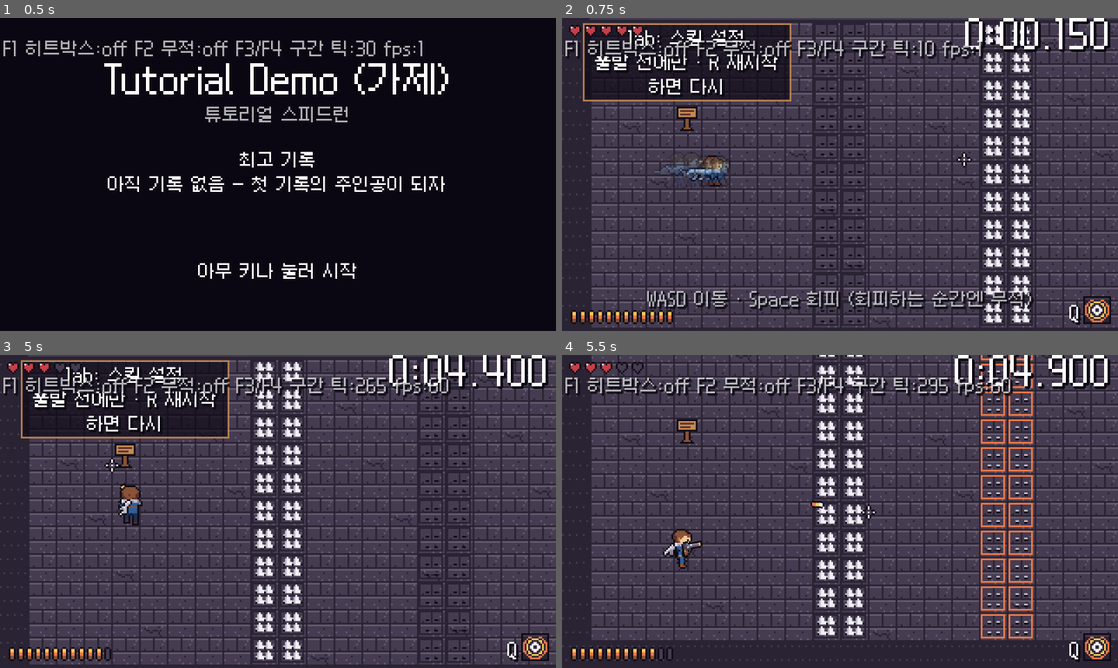
Above: before the commit, frames 1-4 (two rows, left to right).
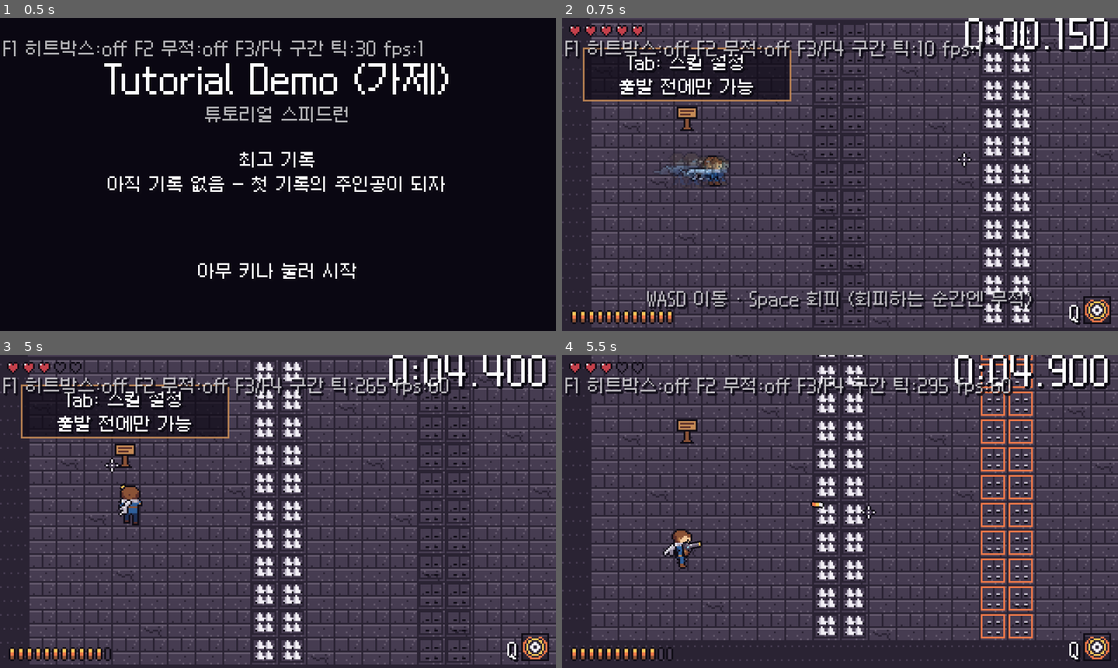
Above: after the commit, the same moments.

Repository: sadagu-0932/New
Game: Godot game, scene res://main.tscn
Two runs of this game, one before a commit and one after it. Both use one fixed random seed, a clock stepped at 60 frames per second and the inputs below.
Inputs (mouse positions are in pixels of both pictures, inside the frame that each line leads up to):
- Up to frame 1 (0.5 s): no input
- Up to frame 2 (0.75 s): tap Enter (menu_confirm) at 0.5 s; move the mouse to (962, 158) at 0.52 s; hold D (move_right) from 0.53 s (still down); tap Space (dodge) at 0.6 s; click (962, 158) at 0.67 s
- Up to frame 3 (5 s): move the mouse to (166, 527) at 1.27 s; release D (move_right) at 1.28 s; hold S (move_down) 1.28-2.03 s; tap E (interact) at 1.35 s; move the mouse to (333, 442) at 2.02 s; hold D (move_right) 2.03-2.78 s; right-click (333, 442) at 2.1 s; move the mouse to (250, 574) at 2.77 s; hold W (move_up) 2.78-3.53 s; click (250, 574) at 2.85 s; move the mouse to (444, 558) at 3.52 s; hold A (move_left) from 3.53 s (still down); tap B at 3.6 s; move the mouse to (111, 464) at 4.27 s; tap C at 4.35 s
- Up to frame 4 (5.5 s): move the mouse to (867, 511) at 5.02 s; release A (move_left) at 5.03 s; hold S (move_down) from 5.03 s (still down); tap Backspace at 5.1 s; click (867, 511) at 5.17 s

Frame 1 is identical in both runs. In frame 2, 3.6% of the frame differs, in the area x 3-42%, y 1-25%; in frame 3, 3.6%; in frame 4, nothing differs.

Commit message:
웹 내보내기 설정 추가(브라우저 실행용), 첫 표지판 글 2줄로 줄이고 HUD 줄 아래에 표시
Co-Authored-By: Claude Opus 5.5 <noreply@anthropic.com>
Claude-Session: https://claude.ai/code/session_01DgWHarJPQESHWgitdsXbZA

Diff:
--- a/data/tutorial.tres
+++ b/data/tutorial.tres
@@ -12,7 +12,7 @@
 hint_hide_delay_ticks = 90
 drain_ammo = false
 gate_rule = 0
-sign_text = "Tab: 스킬 설정\n출발 전에만 · R 재시작하면 다시"
+sign_text = "Tab: 스킬 설정\n출발 전에만 가능"
 story_id = "tutorial_section_1"
 
 [sub_resource type="Resource" id="section_2"]
--- a/levels/props/signpost.gd
+++ b/levels/props/signpost.gd
@@ -7,6 +7,8 @@
 ## 글상자 최대 너비 (px, 화면 표시)
 const BOX_WIDTH := 120
 const BOX_PADDING := 3
+## 화면 위쪽 HUD(체력·타이머) 줄과 겹치지 않게 비워 둘 높이 (px)
+const HUD_TOP_MARGIN := 16.0
 
 var text: String = ""
 ## 이 거리 안이면 글상자 표시 (px, TutorialData.sign_radius)
@@ -56,8 +58,8 @@
 		_label.text = text
 		_box.visible = show
 		_box.reset_size()
-		# 표지판 위 가운데. 위가 맵(화면) 밖으로 나가면 표지판 아래로
+		# 표지판 위 가운데. 위가 화면 위쪽(HUD 줄)에 걸리면 표지판 아래로
 		var above := -10.0 - _box.size.y
-		if global_position.y + above < 0.0:
+		if global_position.y + above < HUD_TOP_MARGIN:
 			above = 10.0
 		_box.position = Vector2(-_box.size.x * 0.5, above)
--- a/tests/test_m4.gd
+++ b/tests/test_m4.gd
@@ -218,7 +218,7 @@
 	check(sign != null and sign.is_showing(), "출발 지점 표지판 글 보임")
 	if sign:
 		var top := sign.global_position.y + sign._box.position.y
-		check(top >= 0.0, "글상자 위쪽이 화면 안 (y=%.1f)" % top)
+		check(top >= Signpost.HUD_TOP_MARGIN, "글상자가 화면 안, HUD 줄 아래 (y=%.1f)" % top)
 		check(sign._box.size.x <= 130.0, "글상자 너비 적당 (%.0f)" % sign._box.size.x)
 
 
Not shown, changed: export_presets.cfg
